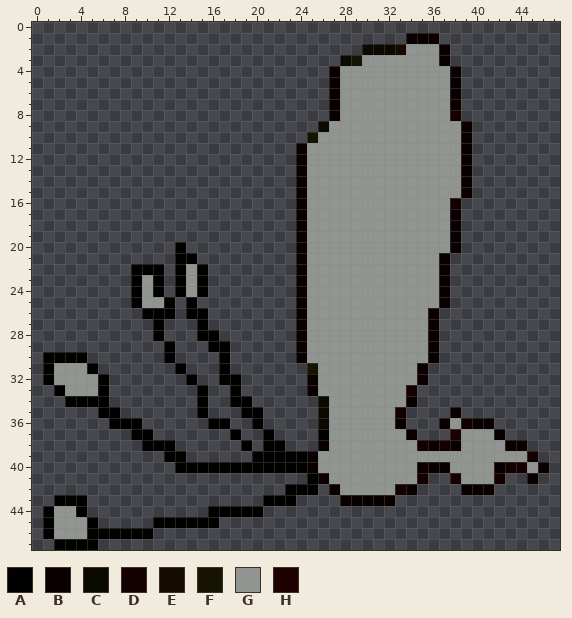
Pixel-art sprite -- Resources/Images/Phoenix_Mold.png. This is how it looked before the edit.
The file is 144x144 pixels, drawn in blocks of 3x3; one block is one cell here. Colours within 5 levels of each other are drawn and written as one.
Palette (. is transparent): A #010100  B #0a0000  C #0a0a00  D #140000  E #140a00  F #141400  G #909591  H #1d0000
Pixels before, first column x 1:
 1 .................................BBB..........
 2 .............................CCCEGGGB.........
 3 ...........................CFGGGGGGGB.........
 4 ..........................BGGGGGGGGGGB........
 5 ..........................BGGGGGGGGGGB........
 6 ..........................BGGGGGGGGGGB........
 7 ..........................BGGGGGGGGGGB........
 8 ..........................BGGGGGGGGGGD........
 9 .........................CGGGGGGGGGGGGB.......
10 ........................FGGGGGGGGGGGGGB.......
11 .......................BGGGGGGGGGGGGGGB.......
12 .......................BGGGGGGGGGGGGGGB.......
13 .......................BGGGGGGGGGGGGGGB.......
14 .......................BGGGGGGGGGGGGGGB.......
15 .......................BGGGGGGGGGGGGGGB.......
16 .......................BGGGGGGGGGGGGGD........
17 .......................BGGGGGGGGGGGGGB........
18 .......................BGGGGGGGGGGGGGB........
19 .......................BGGGGGGGGGGGGGB........
20 ............A..........BGGGGGGGGGGGGGB........
21 ............AA.........BGGGGGGGGGGGGB.........
22 ........AAA.AGA........BGGGGGGGGGGGGB.........
23 ........AGA.AGA........BGGGGGGGGGGGGB.........
24 ........AGA.AGA........BGGGGGGGGGGGGB.........
25 ........AGGA.A.........BGGGGGGGGGGGGB.........
26 .........AAA.AA........BGGGGGGGGGGGB..........
27 ..........A...A........BGGGGGGGGGGGB..........
28 ..........A...AA.......BGGGGGGGGGGGB..........
29 ...........A...AA......BGGGGGGGGGGGB..........
30 AAAA.......A....A......BGGGGGGGGGGGB..........
31 AGGGA.......A...A.......FGGGGGGGGGB...........
32 AGGGGA.......A..AA......BGGGGGGGGGB...........
33 .AGGGA........A..A......BGGGGGGGGD............
34 ..AAAA........A..AA......CGGGGGGGB............
35 .....AA.......A...AA.....CGGGGGGD....B........
36 ......AAA......AA..A.....CGGGGGGB...BGDBB.....
37 ........AA.......A..A....AGGGGGGGB...HGGGB....
38 .........AAA......A.AA...BGGGGGGGGDBDBGGGGBB..
39 ...........AA......AAAAABGGGGGGGGGGGGGGGGGGGD.
40 ............AAAAAAAAAAAABGGGGGGGGGBBBGGGGBDDGB
41 ........................ABGGGGGGGGD..DGGGD..B.
42 ......................AAA.BGGGGGDB....BBB.....
43 .AAA................AAA....BBBBB..............
44 AGGA...........AAAAA..........................
45 AGGGA.....AAAAAA..............................
46 AGGGAAAAAA....................................
47 .AAAA.........................................
Now the later version:
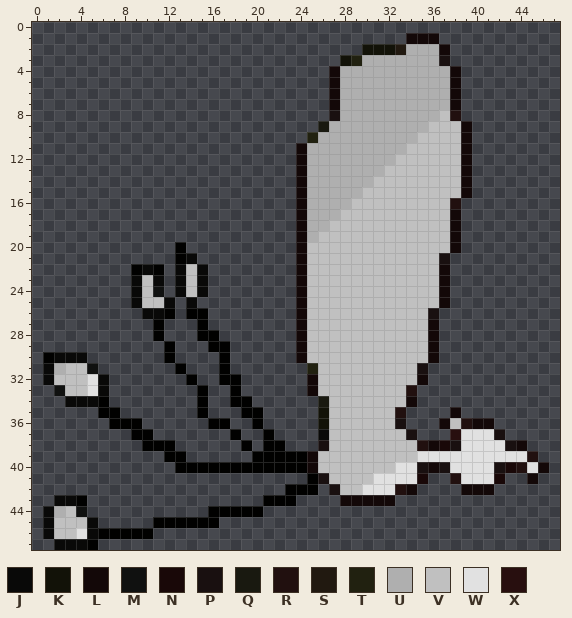
Colours new in this view: J #090908  K #121208  L #130808  M #101110  N #190808  P #191010  Q #191910  R #21100f  S #211910  T #212110  U #afafaf  V #c0c0c0  W #e1e1e1  X #280f0f
Edits made:
Changed rows in their new state; - is an unchanged pixel.
first column x 1:
 1 ---------------------------------LLL----------
 2 -----------------------------KKKSUUUL---------
 3 ---------------------------KTUUUUUUUP---------
 4 --------------------------LUUUUUUUUUUL--------
 5 --------------------------LUUUUUUUUUUL--------
 6 --------------------------LUUUUUUUUUUL--------
 7 --------------------------LUUUUUUUUUUL--------
 8 --------------------------PUUUUUUUUUVR--------
 9 -------------------------QUUUUUUUUUVVVL-------
10 ------------------------TUUUUUUUUUVVVVL-------
11 -----------------------LUUUUUUUUUVVVVVL-------
12 -----------------------LUUUUUUUUVVVVVVL-------
13 -----------------------LUUUUUUUVVVVVVVL-------
14 -----------------------LUUUUUUVVVVVVVVL-------
15 -----------------------LUUUUUVVVVVVVVVL-------
16 -----------------------LUUUUVVVVVVVVVR--------
17 -----------------------LUUUVVVVVVVVVVL--------
18 -----------------------LUUVVVVVVVVVVVL--------
19 -----------------------LUVVVVVVVVVVVVL--------
20 -----------------------LVVVVVVVVVVVVVL--------
21 -------------J---------LVVVVVVVVVVVVP---------
22 ---------J--JVJ--------LVVVVVVVVVVVVL---------
23 --------JVJ-JVJ--------LVVVVVVVVVVVVL---------
24 --------JVM-JVJ--------LVVVVVVVVVVVVL---------
25 --------JVVJ-J---------LVVVVVVVVVVVVL---------
26 ---------JJ------------LVVVVVVVVVVVP----------
27 -----------------------LVVVVVVVVVVVL----------
28 -----------------------LVVVVVVVVVVVL----------
29 -----------------------LVVVVVVVVVVVL----------
30 -JJJ-------------------LVVVVVVVVVVVL----------
31 JUVVM-------------------TVVVVVVVVVP-----------
32 JVVVWJ------------------LVVVVVVVVVL-----------
33 -MVVWJ------------------LVVVVVVVVR------------
34 --JJJ--------------------QVVVVVVVL------------
35 -------------------------KVVVVVVR----L--------
36 -------------------------KVVVVVVP---LVRLL-----
37 -------------------------JVVVVVVVP---XWWWP----
38 -------------------------PVVVVVVVVRLNPWWWWPL--
39 ------------------------LVVVVVVVVVWWWWWWWWWWR-
40 ------------------------LVVVVVVVWWPLPWWWWPNRWL
41 -------------------------PVVVVWWWWN--RWWWN--L-
42 --------------------------PVVWWWRL----LLL-----
43 -JJ------------------------LLLLL--------------
44 JUVM------------------------------------------
45 JVVVJ-----------------------------------------
46 JVVWJ-----------------------------------------
47 -JJJ------------------------------------------
Pixel boxes of the changes (left, top, right, bottom) in both pictures:
changed: (296, 33, 549, 506)
changed: (131, 253, 208, 319)
changed: (43, 352, 109, 407)
changed: (43, 495, 98, 550)
